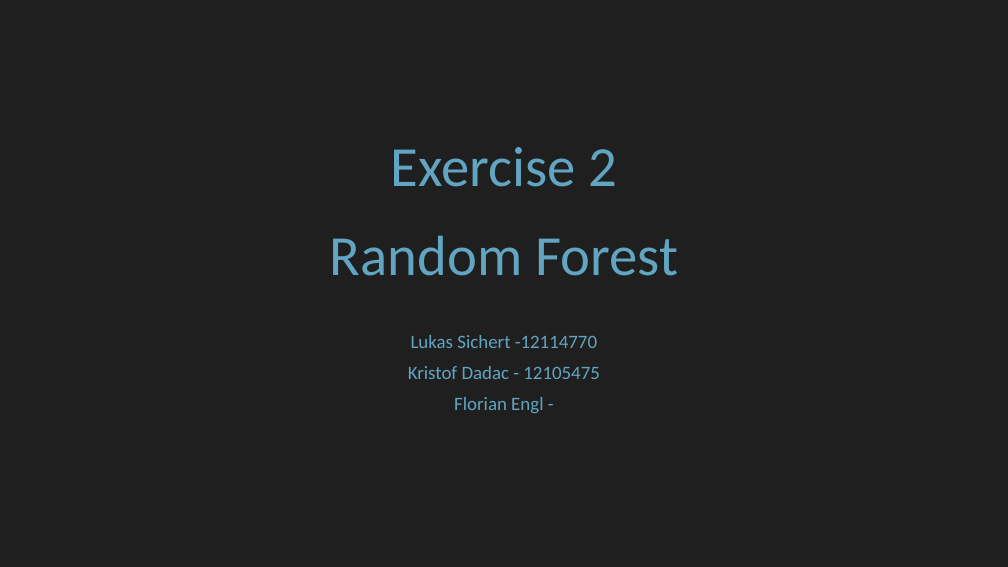
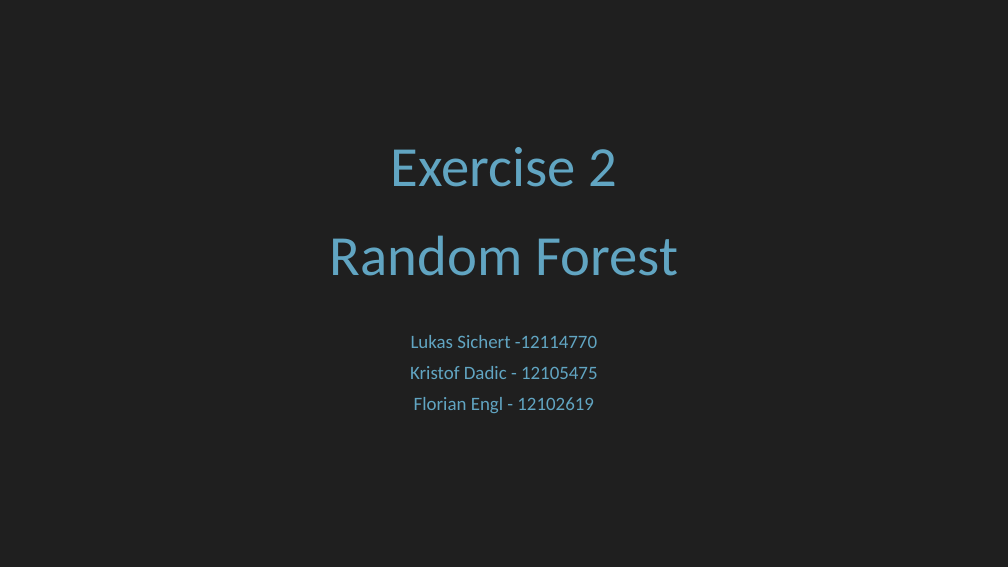
Before and after one commit to floengl/Machine-Learning, a slide deck: slide 1 of Exercise_2/Exercie2_slides.pptx. Drawn at 1008x567 pixels with LibreOffice and Linux fonts; fonts in the diff are those of the drawing. Boxes give left, top, right and bottom in pixels: in the first picture for what was removed or moved away, otherwise in the second. Text is boxed around its words. In the diff, an @@ line names an element or a change of style, - is before the commit and + after.

```diff
--- a/Exercise_2/Exercie2_slides.pptx
+++ b/Exercise_2/Exercie2_slides.pptx
@@ subtitle at box(410, 366, 598, 413): text changed @@
-Kristof Dadac - 12105475
-Florian Engl -
+Kristof Dadic - 12105475
+Florian Engl - 12102619
```
Also in this commit, not shown: 7 other slides changed, 1 slide added.
